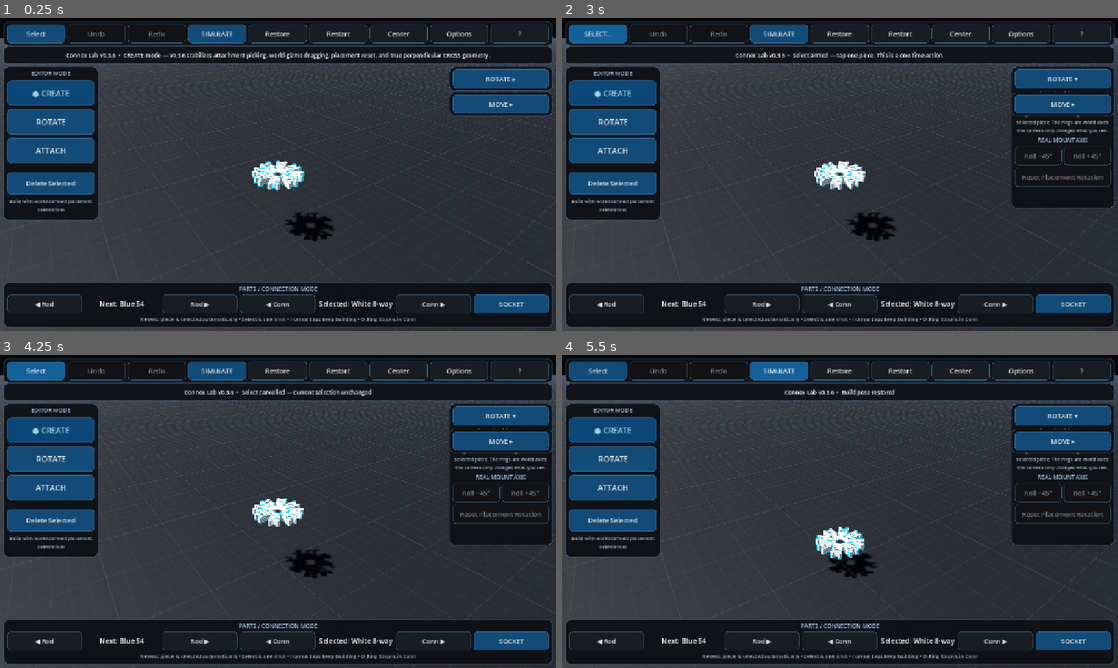
Above: before the commit, frames 1-4 (two rows, left to right).
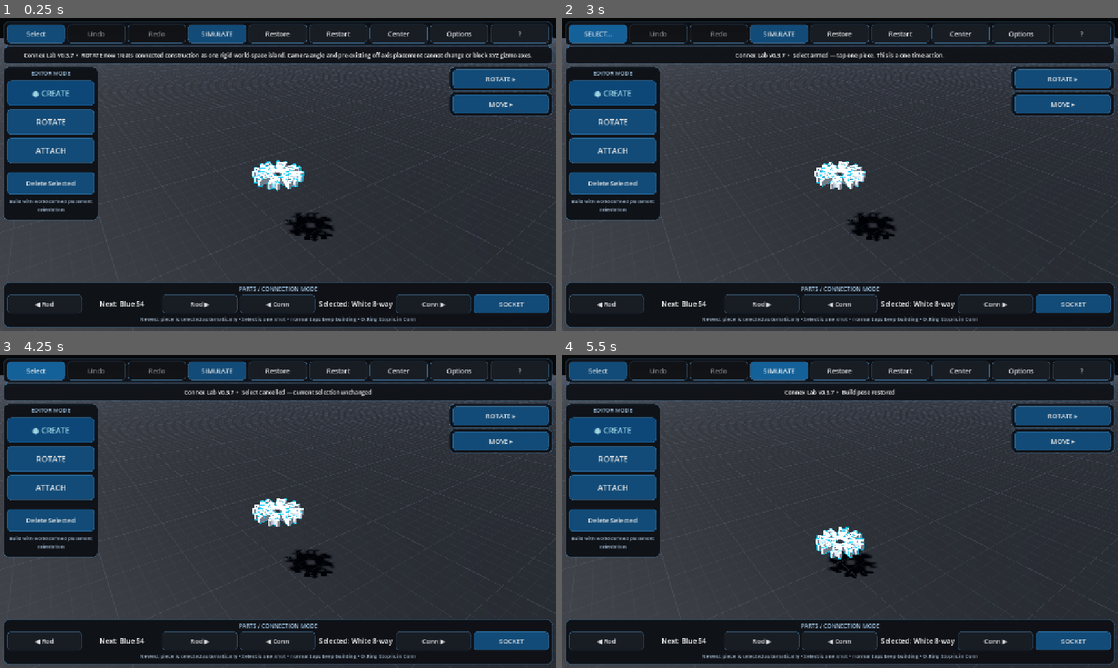
Above: after the commit, the same moments.

Repository: pixel375/connex
Game: Godot game, scene res://Main.tscn
The game is run twice, just before and just after one commit, with the same random seed, the same clock (stepped at 60 frames per second) and the same inputs.
Inputs:
- Up to frame 1 (0.25 s): no input
- Up to frame 2 (3 s): click "Restart" at 0.5 s; click "Restart" at 1.25 s; click "Restart" at 2 s; click "Select" at 2.75 s
- Up to frame 3 (4.25 s): click "SELECT…" at 3.5 s
- Up to frame 4 (5.5 s): click "SIMULATE" at 4.25 s; click "BUILD" at 5 s

The runs differ from the first frame. In frame 1, 1.0% of the frame differs, in the area x 4-96%, y 10-14%; in frame 2, 5.1%, in the area x 39-100%, y 11-61%; in frame 3, 5.1%; in frame 4, 5.1%.

Commit message:
chore: switch main scene to v0.3.7

Diff:
--- a/Main.tscn
+++ b/Main.tscn
@@ -1,6 +1,6 @@
 [gd_scene load_steps=2 format=3]
 
-[ext_resource type="Script" path="res://scripts/main_v036_mount_home.gd" id="1_main"]
+[ext_resource type="Script" path="res://scripts/main_v037.gd" id="1_main"]
 
 [node name="Main" type="Node3D"]
 script = ExtResource("1_main")
